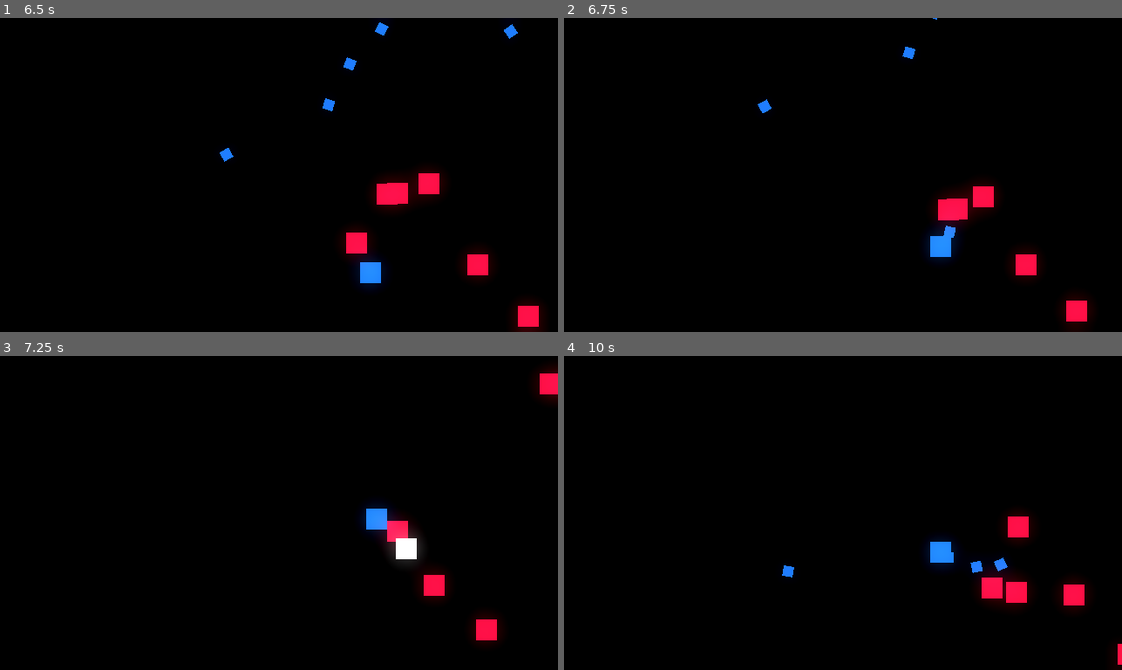
Above: before the commit, frames 1-4 (two rows, left to right).
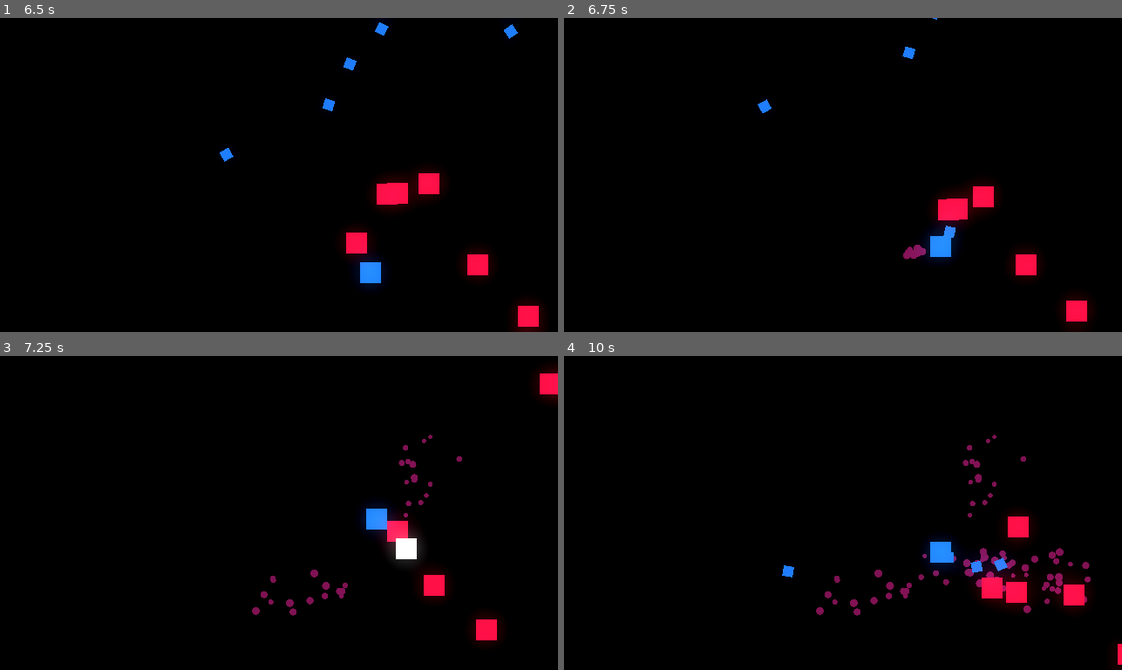
Above: after the commit, the same moments.

Repository: OwenDdev/Wave-Shooter
Game: Godot game, scene res://arena.tscn
The game is run twice, just before and just after one commit, with the same random seed, the same clock (stepped at 60 frames per second) and the same inputs.
Inputs (mouse positions are in pixels of both pictures, inside the frame that each line leads up to):
- Up to frame 1 (6.5 s): tap Enter at 0.5 s; move the mouse to (401, 159) at 0.52 s; press the mouse at (401, 159) at 0.53 s; hold D (move_right) 0.53-1.28 s; move the mouse to (167, 190) at 1.27 s; release the mouse at (167, 190) at 1.28 s; hold S (move_down) 1.28-2.03 s; click (167, 190) at 1.35 s; move the mouse to (334, 105) at 2.02 s; press the mouse at (334, 105) at 2.03 s; hold D (move_right) 2.03-2.78 s; move the mouse to (251, 237) at 2.77 s; release the mouse at (251, 237) at 2.78 s; hold W (move_up) 2.78-3.53 s; click (251, 237) at 2.85 s; move the mouse to (446, 222) at 3.52 s; press the mouse at (446, 222) at 3.53 s; hold A (move_left) 3.53-5.03 s; move the mouse to (111, 127) at 4.27 s; release the mouse at (111, 127) at 4.28 s; click (111, 127) at 4.35 s; move the mouse to (306, 175) at 5.02 s; press the mouse at (306, 175) at 5.03 s; hold S (move_down) 5.03-5.78 s; move the mouse to (195, 96) at 5.77 s; release the mouse at (195, 96) at 5.78 s; hold D (move_right) from 5.78 s (still down); click (195, 96) at 5.85 s
- Up to frame 2 (6.75 s): move the mouse to (965, 159) at 6.52 s; release D (move_right) at 6.53 s; press the mouse at (965, 159) at 6.53 s; hold W (move_up) from 6.53 s (still down)
- Up to frame 3 (7.25 s): keep holding W (move_up)
- Up to frame 4 (10 s): move the mouse to (731, 528) at 7.27 s; release W (move_up) at 7.28 s; release the mouse at (731, 528) at 7.28 s; hold D (move_right) 7.28-8.03 s; click (731, 528) at 7.35 s; move the mouse to (898, 443) at 8.02 s; press the mouse at (898, 443) at 8.03 s; hold S (move_down) 8.03-8.78 s; move the mouse to (815, 575) at 8.77 s; release the mouse at (815, 575) at 8.78 s; hold A (move_left) 8.78-9.53 s; click (815, 575) at 8.85 s; move the mouse to (1010, 560) at 9.52 s; press the mouse at (1010, 560) at 9.53 s; hold W (move_up) from 9.53 s (still down)

Frame 1 is identical in both runs. In frame 2, 0.1% of the frame differs, in the area x 60-65%, y 72-77%; in frame 3, 0.5%; in frame 4, 1.2%, in the area x 45-95%, y 25-83%.

Commit message:
Enemy Feedbaack
enemy knockback bug fixed
enemy blood splatter particle effect upon death implemented

Diff:
--- /dev/null
+++ b/blood_particles.gd
@@ -0,0 +1,11 @@
+extends CPUParticles2D
+
+
+func _on_freeza_blood_timeout() -> void:
+	# freezes/ pauses the node
+	set_process(false)
+	set_physics_process(false)
+	set_process_input(false)
+	set_process_internal(false)
+	set_process_unhandled_input(false)
+	set_process_unhandled_key_input(false)
--- /dev/null
+++ b/blood_particles.tscn
@@ -0,0 +1,26 @@
+[gd_scene load_steps=3 format=3 uid="uid://6vc0x2uh3ynl"]
+
+[ext_resource type="Texture2D" uid="uid://dtq1m7a7ube2c" path="res://Circle.png" id="1_dfrex"]
+[ext_resource type="Script" path="res://blood_particles.gd" id="2_dj0b7"]
+
+[node name="Blood_particles" type="CPUParticles2D"]
+z_index = -5
+amount = 15
+lifetime = 0.2
+explosiveness = 1.0
+texture = ExtResource("1_dfrex")
+spread = 18.9
+gravity = Vector2(0, 0)
+initial_velocity_min = 100.0
+initial_velocity_max = 683.0
+scale_amount_min = 0.04
+scale_amount_max = 0.08
+color = Color(0.486275, 0.0862745, 0.317647, 1)
+script = ExtResource("2_dj0b7")
+
+[node name="Freeze_blood" type="Timer" parent="."]
+wait_time = 0.15
+one_shot = true
+autostart = true
+
+[connection signal="timeout" from="Freeze_blood" to="." method="_on_freeza_blood_timeout"]
--- a/enemy.gd
+++ b/enemy.gd
@@ -6,6 +6,8 @@
 
 var stun = false
 var hp = 3
+
+var blood_particles = preload("res://blood_particles.tscn")
 
 func _process(delta: float) -> void:
 	if Global.player != null and stun == false:
@@ -17,10 +19,13 @@
 	global_position += velocity * speed * delta
 
 	if hp <= 0:
+		if Global.node_creation_parent != null:
+			var blood_particles_instance =  Global.instance_node(blood_particles, global_position, Global.node_creation_parent)
+			blood_particles_instance.rotation = velocity.angle()
 		queue_free()
 
 func _on_hitbox_area_entered(area: Area2D) -> void:
-	if area.is_in_group("Enemy_damager"):
+	if area.is_in_group("Enemy_damager") and stun == false:
 		modulate = Color.WHITE
 		#basic knockback
 		velocity = -velocity * 6
